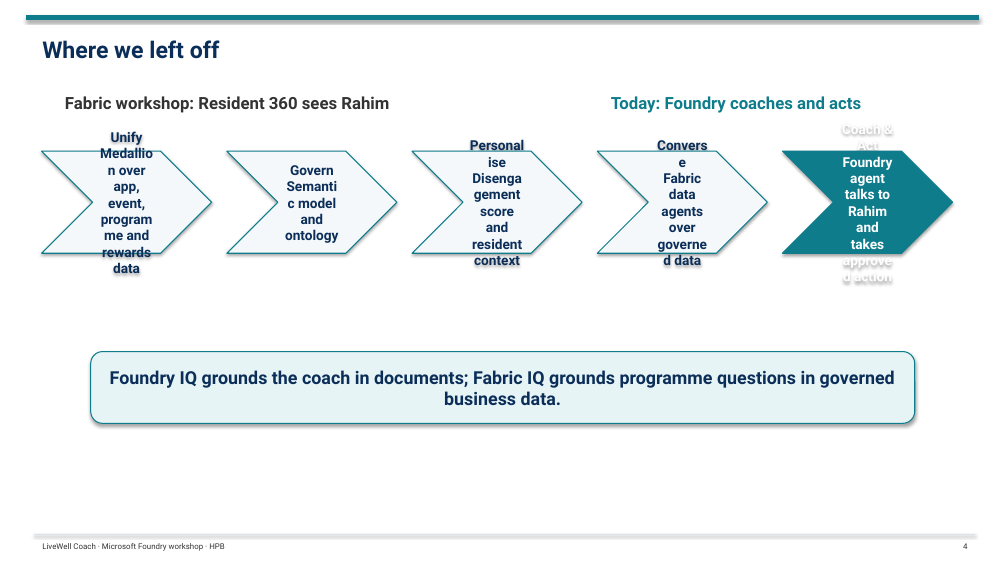
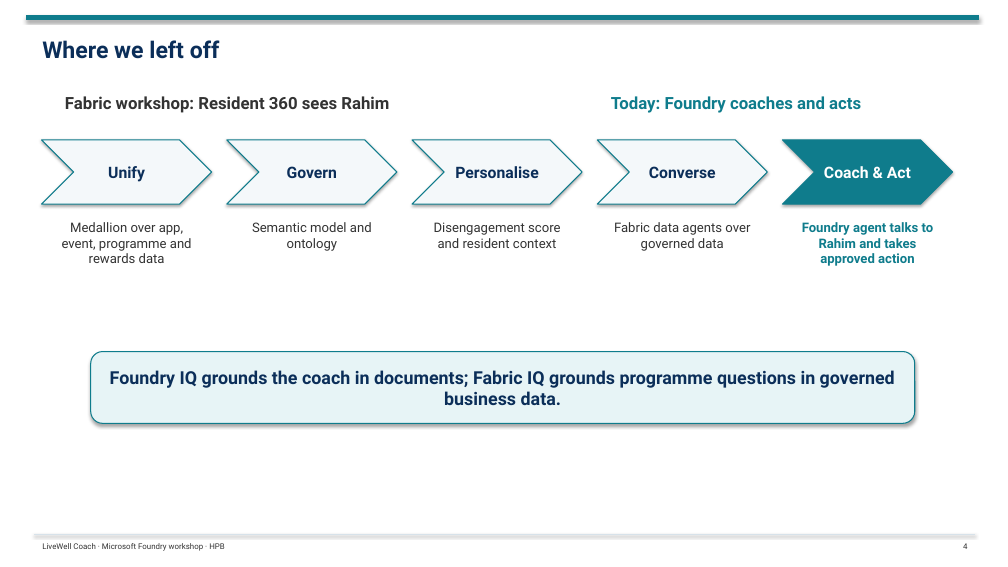
Before and after one commit to tonirex/livewell-foundry-workshop, a slide deck: slide 4 of deck/LiveWell-Foundry-Workshop-Day1.pptx. Drawn at 1008x567 pixels with LibreOffice and Linux fonts; fonts in the diff are those of the drawing. Boxes give left, top, right and bottom in pixels: in the first picture for what was removed or moved away, otherwise in the second. Text is boxed around its words. In the diff, an @@ line names an element or a change of style, - is before the commit and + after.

```diff
--- a/deck/LiveWell-Foundry-Workshop-Day1.pptx
+++ b/deck/LiveWell-Foundry-Workshop-Day1.pptx
@@ chevron added at (42, 140, 212, 204), fill #F4F8FA, outline #0F7C8C 1 pt, 15 pt, text #0B2E59, bold @@
+Unify
@@ text at (111, 131, 143, 145): paragraph removed @@
-Unify
@@ chevron added at (227, 140, 397, 204), fill #F4F8FA, outline #0F7C8C 1 pt, 15 pt, text #0B2E59, bold @@
+Govern
@@ chevron added at (412, 140, 582, 204), fill #F4F8FA, outline #0F7C8C 1 pt, 15 pt, text #0B2E59, bold @@
+Personalise
@@ chevron added at (597, 140, 768, 204), fill #F4F8FA, outline #0F7C8C 1 pt, 15 pt, text #0B2E59, bold @@
+Converse
@@ chevron added at (783, 140, 953, 204), fill #0F7C8C, outline #0F7C8C 1 pt, 15 pt, text #FFFFFF, bold @@
+Coach & Act
@@ text at (842, 129, 881, 154): paragraph removed @@
-Coach & Act
@@ text at (290, 165, 334, 175): paragraph removed @@
-Govern
@@ text "Medallion over app, event, programme ...": place and size @@
-text "Medallion over app, event, programme ..." at (42, 151, 212, 253)
+text "Medallion over app, event, programme ..." at (62, 222, 192, 263)
@@ size 13 to 12.5 pt, text colour #0B2E59 to #333333, bold off; vertical alignment middle to top; fill #F4F8FA to none; outline #0F7C8C 1 pt to none; shadow off in 4 elements at (62, 222, 192, 263), (614, 222, 750, 251), (434, 222, 560, 248), (252, 222, 372, 251) @@
@@ text "Semantic model and ontology": place and size @@
-text "Semantic model and ontology" at (227, 151, 397, 253)
+text "Semantic model and ontology" at (252, 222, 372, 251)
@@ text at (434, 222, 560, 248): paragraph removed @@
-Personalise
@@ text "Disengagement score and resident context": place and size @@
-text "Disengagement score and resident context" at (412, 151, 582, 253)
+text "Disengagement score and resident context" at (434, 222, 560, 248)
@@ text at (614, 222, 750, 251): paragraph removed @@
-Converse
@@ text "Fabric data agents over governed ...": place and size @@
-text "Fabric data agents over governed ..." at (597, 151, 768, 253)
+text "Fabric data agents over governed ..." at (614, 222, 750, 251)
@@ text "Foundry agent talks to Rahim ...": place and size @@
-text "Foundry agent talks to Rahim ..." at (783, 151, 953, 253)
+text "Foundry agent talks to Rahim ..." at (802, 222, 934, 266)
@@ text "Foundry agent talks to Rahim ..." at (802, 222, 934, 266): size 13 to 12.5 pt, text colour #FFFFFF to #0F7C8C; vertical alignment middle to top; fill #0F7C8C to none; outline #0F7C8C 1 pt to none; shadow off @@
```
Also in this commit, not shown: 11 other slides changed, 6 other files.
